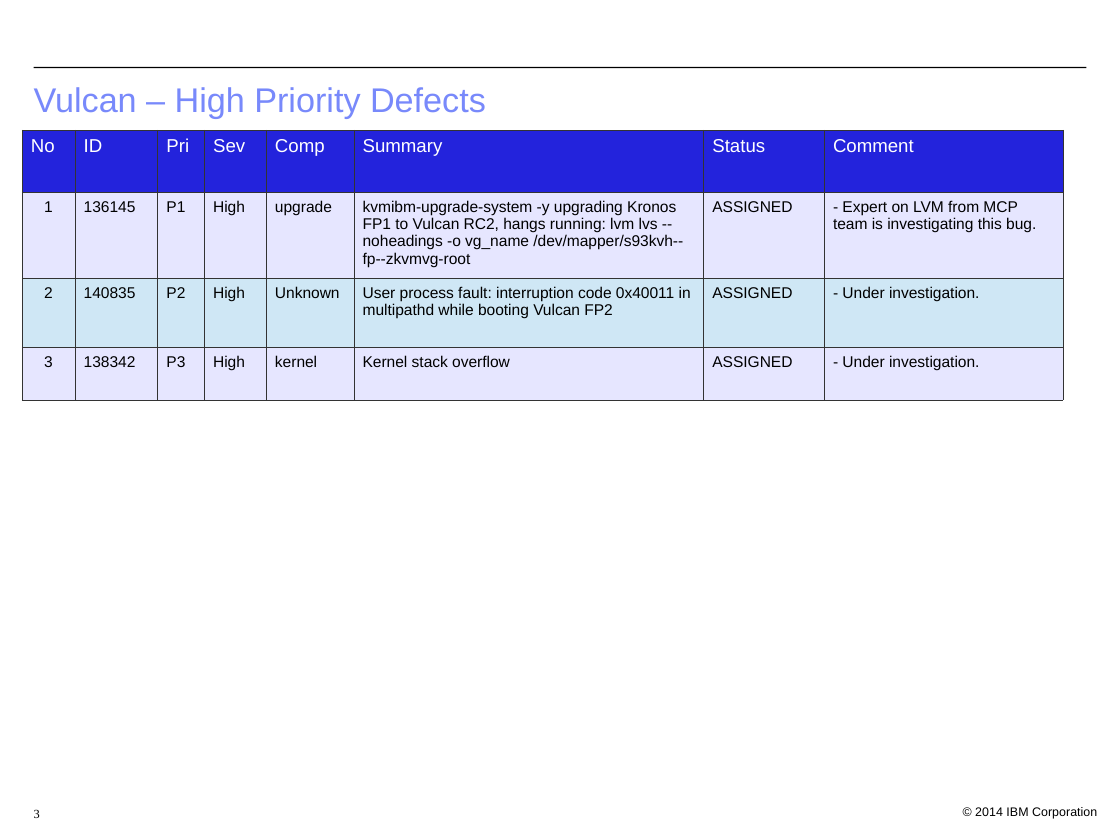
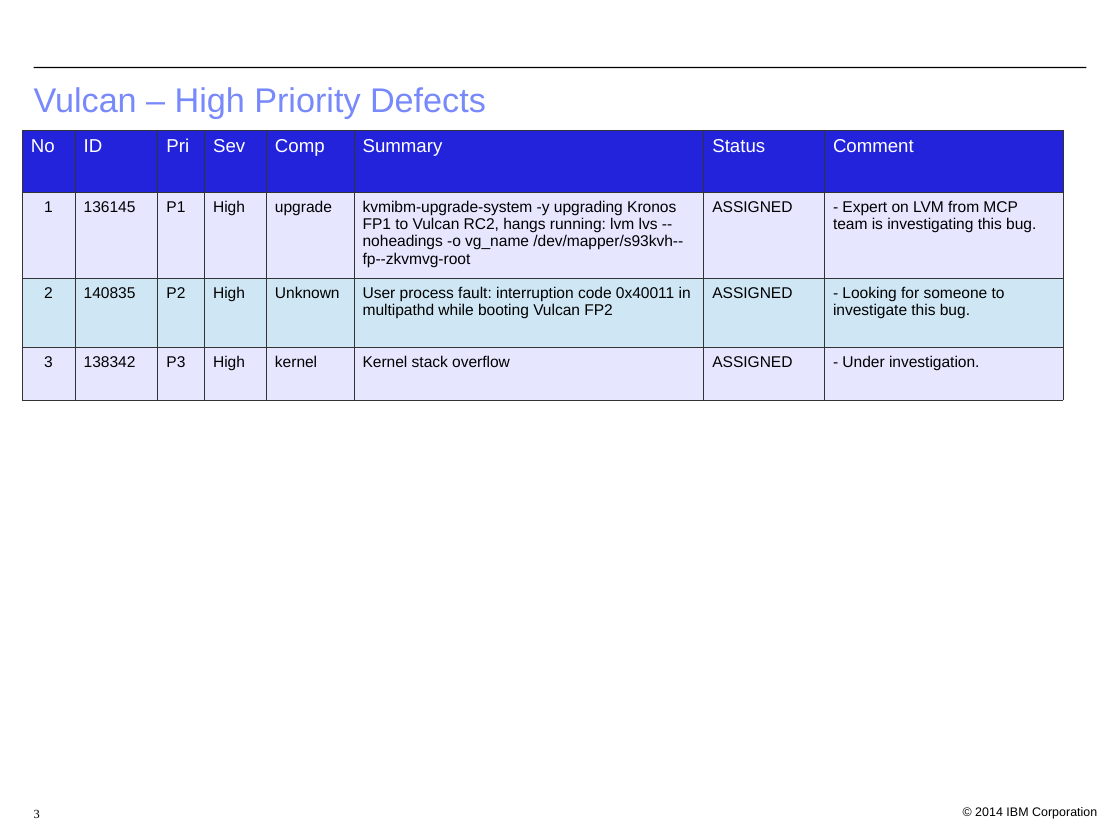
Before and after one commit to bjwt/test, a slide deck: slide 3 of bugs/Vulcan Defect Status 20160704.odp. Drawn at 1120x840 pixels with LibreOffice and Linux fonts; fonts in the diff are those of the drawing; background and template pictures are left out. Boxes give left, top, right and bottom in pixels: in the first picture for what was removed or moved away, otherwise in the second. Text is boxed around its words. In the diff, an @@ line names an element or a change of style, - is before the commit and + after.

```diff
--- a/bugs/Vulcan Defect Status 20160704.odp
+++ b/bugs/Vulcan Defect Status 20160704.odp
@@ table at box(22, 130, 1063, 401) @@
-row 3, column 8: - Under investigation.
+row 3, column 8: - Looking for someone to investigate this bug.
```
Also in this commit, not shown: 2 other slides changed, 2 slides added, 4 other files.
